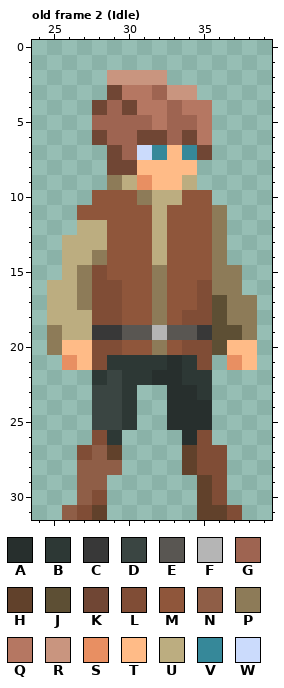
A pixel-art file gets an edit: assets/editor/entities/Player IN PROGRESS.aseprite. The first picture shows the starting point.
64x32 pixels, 16 frames. Colours within 5 levels of each other are drawn and written as one. Shown: old frame 2 (Idle): x 24..39, y 0..31. The commit also changed other frames, which this record leaves out.
Palette (. is transparent): A #272f2d  B #2d3835  C #383838  D #3a4542  E #595652  F #b5b5b5  G #9e6451  H #61412b  J #5d4f34  K #704634  L #804d36  M #8f563b  N #8f5e47  P #8d7b58  Q #b57762  R #c9957f  S #e88f62  T #ffbb87  U #bcad80  V #368899  W #cbdbfc
Pixels before, old frame 2 (Idle), first column x 25:
 2 ....RRRR......
 3 ....KQQGRR....
 4 ...KGKQQGQQ...
 5 ...GGGGQGGQ...
 6 ...KGGKKGKQ...
 7 ....KGWVTVK...
 8 ....KKTTTT....
 9 ....PUSTTU....
10 ...MMMPUUMM...
11 ..MMMMMUMMMP..
12 ..UUMMMUMMMP..
13 .UUUMMMUMMMP..
14 .UUPMMMUMMMP..
15 .UPLMMMPMMMPP.
16 UUPLLMMPMMLPP.
17 UUPLLMMPMMLJPP
18 UUULLMMPMLLJPP
19 PUUCCEEFEECJJP
20 PTTLLMMPMLLJTT
21 .STLBBBBABL.ST
22 ...BDBBAABB...
23 ...DDB..AAB...
24 ...DDB..AAA...
25 ...DDB..AAA...
26 ...LB....AL...
27 ..LNH....HLL..
28 ..NNN....HLL..
29 ..NN......HL..
30 ..NL......HL..
31 .NLH......HHL.
Once edited:
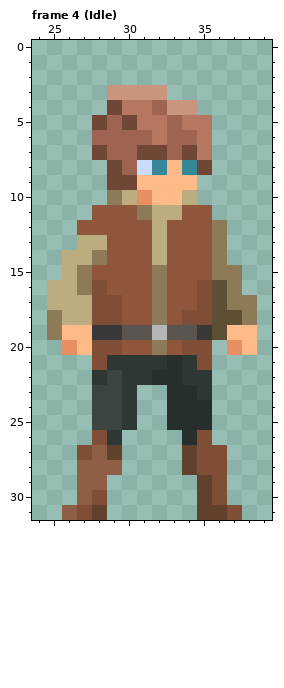
A new or re-ordered frame is compared with the old frame closest to it.
What changed:
frames re-ordered
Frame 4 (Idle) against old frame 2 (Idle):
The edit turns colour K into colour G in row 6 at x 28, 31 and 34; in row 7 at x 29; in row 8 at x 30.
The edit turns colour Q into colour G in row 4 at x 32.
The edit turns colour T into colour G in row 7 at x 33.
The edit turns colour P into colour J in row 16 at x 36; in row 18 at x 37.
There is now colour K in row 7 at x 28; in row 8 at x 35.
The edit turns colour G into colour K in row 4 at x 29; in row 5 at x 28 and 30.
The edit turns colour P into colour K in row 9 at x 29.
The edit turns colour U into colour K in row 9 at x 30.
The edit turns colour V into colour K in row 7 at x 32 and 34.
The edit turns colour W into colour K in row 7 at x 31.
The edit turns colour L into colour M in row 15 at x 28; in row 16 at x 29.
The edit turns colour U into colour M in row 12 at x 27 to 28.
The edit turns colour M into colour P in row 10 at x 29; in row 11 at x 31.
The edit turns colour U into colour P in row 18 at x 25.
The edit turns colour G into colour Q in row 5 at x 31 and 34.
The edit turns colour K into colour Q in row 4 at x 30; in row 6 at x 32; in row 7 at x 35.
The edit turns colour G into colour R in row 3 at x 32; in row 4 at x 33.
The edit turns colour K into colour R in row 3 at x 29.
The edit turns colour Q into colour R in row 3 at x 30 to 31; in row 4 at x 34.
The edit turns colour P into colour S in row 10 at x 31.
The edit turns colour T into colour S in row 20 at x 26 and 37.
The edit turns colour J into colour T in row 19 at x 37.
The edit turns colour P into colour T in row 19 at x 38.
The edit turns colour S into colour T in row 9 at x 31.
The edit turns colour U into colour T in row 9 at x 34; in row 10 at x 32 to 33; in row 19 at x 26 to 27.
The edit turns colour M into colour U in row 10 at x 30 and 34; in row 11 at x 33.
The edit turns colour P into colour U in row 17 at x 27.
The edit turns colour T into colour V in row 8 at x 32 and 34.
The edit turns colour T into colour W in row 8 at x 31.
Colour J is removed in row 20 at x 36.
Colour K is removed in row 4 at x 28.
Colour M is removed in row 10 at x 28 and 35; in row 11 at x 27.
Colour P is removed in row 11 at x 36; in row 20 at x 25.
Colour Q is removed in row 4 at x 35.
Colour R is removed in row 2 at x 29 to 32; in row 3 at x 33 to 34.
Colour S is removed in row 21 at x 26 and 37.
Colour T is removed in row 21 at x 27 and 38.
Colour U is removed in row 13 at x 26.
